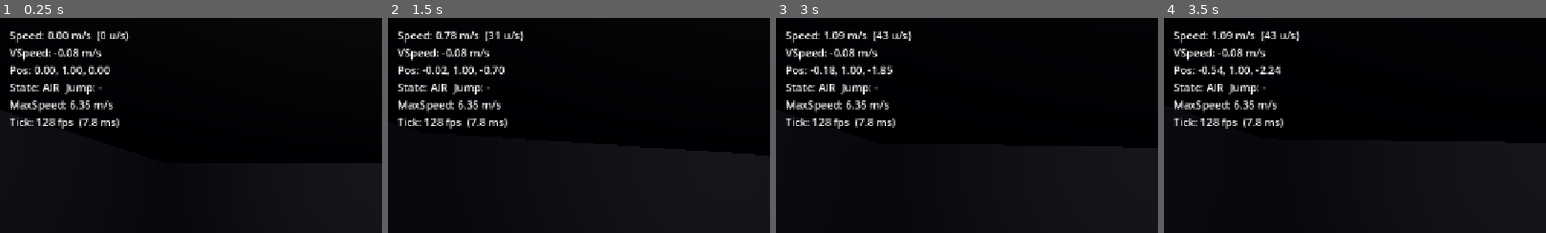
Above: before the commit, frames 1-4 (left to right).
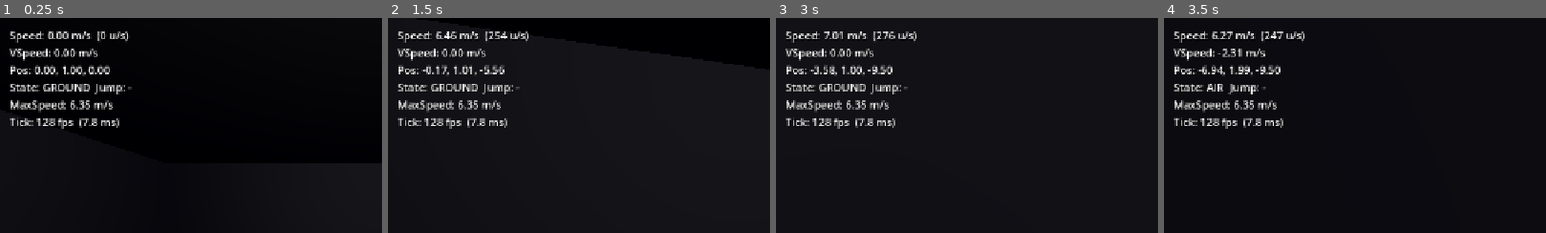
Above: after the commit, the same moments.

Repository: gotospaceplace/angels_and_demons
Game: Godot game, scene res://client/scenes/main.tscn
Two runs of this game, one before a commit and one after it. Both use one fixed random seed, a clock stepped at 60 frames per second and the inputs below. This scene is started directly instead of the project's main scene.
Inputs (mouse positions are % of the whole screen's width and height, from its top left):
- Up to frame 1 (0.25 s): no input
- Up to frame 2 (1.5 s): tap Enter at 0.5 s; move the mouse to (49, 52) at 0.52 s; hold F7 (toggle_hud) 0.53-1.28 s; hold W (move_forward) from 0.53 s (still down); tap Space (jump) at 0.77 s; move the mouse to (57, 51) at 1.27 s; tap F7 (toggle_hud) at 1.35 s
- Up to frame 3 (3 s): tap Space (jump) at 1.52 s; move the mouse to (42, 49) at 2.02 s; hold F7 (toggle_hud) 2.03-2.78 s; move the mouse to (51, 50) at 2.77 s; release W (move_forward) at 2.78 s; hold A (move_left) from 2.78 s (still down); tap F7 (toggle_hud) at 2.85 s
- Up to frame 4 (3.5 s): keep holding A (move_left); tap Space (jump) at 3.02 s
The pictures show only the part of the screen within x 0-50%, y 0-50%; the shares and areas given below are measured in that part.

The runs differ from the first frame. In frame 1, 0.9% of the frame differs, in the area x 11-35%, y 14-36%; in frame 2, 1.6%; in frame 3, 1.6%, in the area x 9-37%, y 6-36%; in frame 4, 0.8%.

Commit message:
Fix ground detection: raycast was too short to reach floor
The ground raycast cast from player origin down only 0.1m, but the
capsule origin is at center (0.9m above feet). Extended ray to
half_height + margin so it actually reaches the floor. Also fixed
snap logic to account for foot position vs origin position.

Co-Authored-By: Claude Opus 4.6 <noreply@anthropic.com>

Diff:
--- a/shared/scripts/player_movement.gd
+++ b/shared/scripts/player_movement.gd
@@ -76,19 +76,24 @@
 		return
 
 	var space_state := get_world_3d().direct_space_state
+	# Ray from player origin down to just below feet
+	# Capsule height 1.8m, origin at center, so feet are 0.9m below origin
+	var half_height: float = MC.HULL_STANDING_HEIGHT * 0.5
 	var from := global_position
-	var to := from + Vector3(0, -0.1, 0)
+	var to := from + Vector3(0, -(half_height + 0.05), 0)
 	var params := PhysicsRayQueryParameters3D.create(from, to)
 	params.exclude = [get_rid()]
 
 	var result: Dictionary = space_state.intersect_ray(params)
 	if not result.is_empty() and Vector3(result.normal).y >= MC.FLOOR_NORMAL_MIN:
 		on_ground = true
-		# Snap to ground to prevent floating
-		if not was_on_ground and velocity.y <= 0.0:
-			var snap_dist: float = from.y - Vector3(result.position).y
-			if snap_dist > 0.0 and snap_dist < 0.15:
-				global_position.y = Vector3(result.position).y
+		# Snap to ground when landing
+		if velocity.y <= 0.0:
+			var foot_y: float = from.y - half_height
+			var ground_y: float = Vector3(result.position).y
+			var snap_dist: float = foot_y - ground_y
+			if snap_dist > -0.01 and snap_dist < 0.1:
+				global_position.y = ground_y + half_height
 	else:
 		on_ground = false
 
